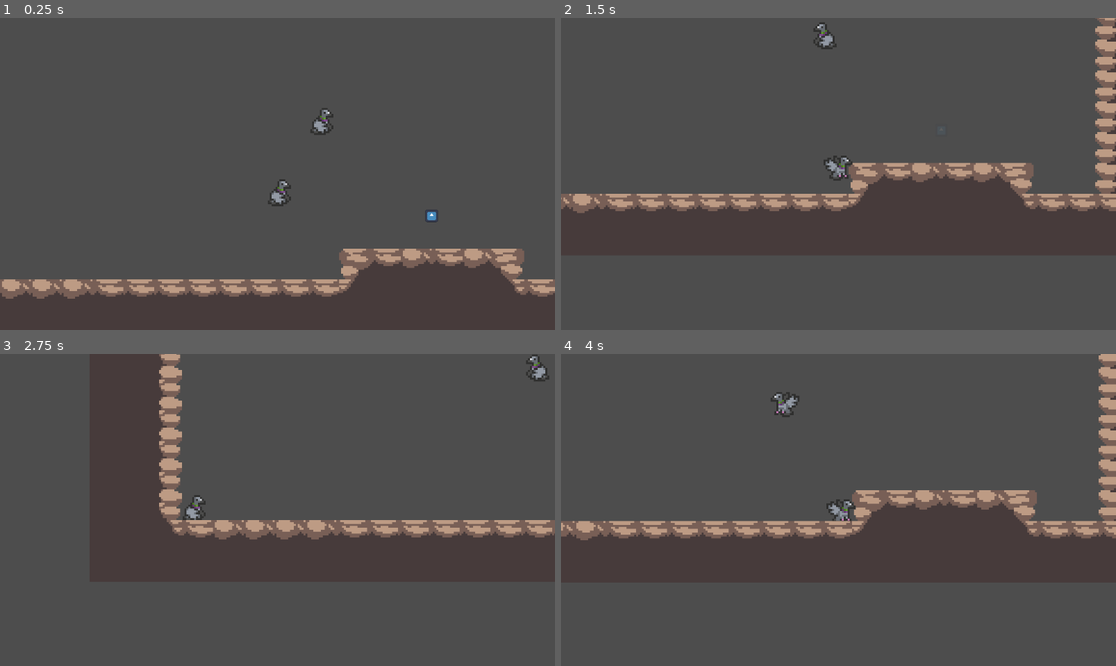
Above: before the commit, frames 1-4 (two rows, left to right).
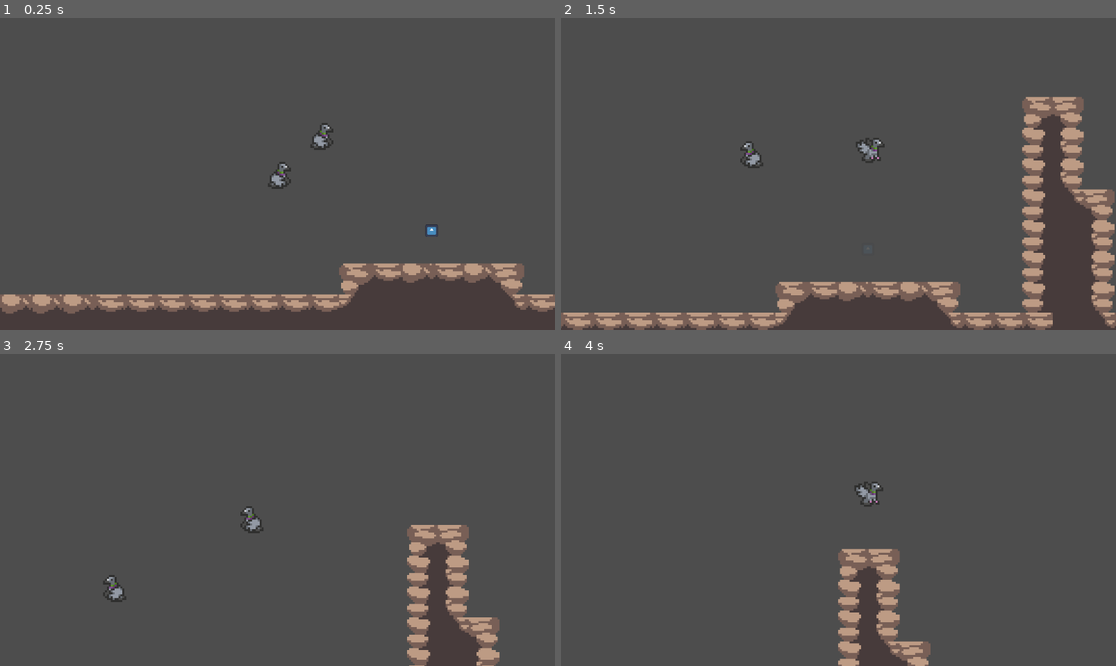
Above: after the commit, the same moments.

Repository: emmadilemma320/ludum_dare_
Game: Godot game, scene res://scenes/game.tscn
The game is run twice, just before and just after one commit, with the same random seed, the same clock (stepped at 60 frames per second) and the same inputs. The engine's default icon, where the game draws it, is replaced by a stand-in: a white triangle on a blue panel in a dark square.
Inputs:
- Up to frame 1 (0.25 s): no input
- Up to frame 2 (1.5 s): hold Down (dive) 0.53-1.28 s; hold Right (right) from 0.53 s (still down); tap Up (flap) at 0.77, 0.8, 1.07, 1.35 s
- Up to frame 3 (2.75 s): tap Up (flap) at 1.52, 1.82, 2.3 s; tap Down (dive) at 1.55 s; release Right (right) at 2.03 s; hold Left (left) from 2.03 s (still down); hold Down (dive) from 2.03 s (still down)
- Up to frame 4 (4 s): release Left (left) at 2.78 s; release Down (dive) at 2.78 s; hold Right (right) from 2.78 s (still down); tap C (interact) at 2.85 s; tap Up (flap) at 3.02, 3.32, 3.77, 3.8 s; tap Down (dive) at 3.05 s; hold Down (dive) from 3.53 s (still down)

The runs differ from the first frame. In frame 1, 11% of the frame differs, in the area x 0-100%, y 28-95%; in frame 2, 17%, in the area x 0-100%, y 0-100%; in frame 3, 8.8%; in frame 4, 10%.

Commit message:
Player movement

Diff:
--- a/scenes/player.tscn
+++ b/scenes/player.tscn
@@ -43,11 +43,13 @@
 "speed": 5.0
 }]
 
-[node name="Player" type="CharacterBody2D" node_paths=PackedStringArray("inventory")]
+[node name="Player" type="CharacterBody2D"]
 script = ExtResource("1_g2els")
-inventory = NodePath("Inventory")
-speed = 400.0
-gravity = 80.0
+ground_speed = 15.0
+fly_speed = 80.0
+rotate_speed = 80.0
+dive_speed_boost = 20.0
+flap_speed_boost = 50.0
 
 [node name="CollisionShape2D" type="CollisionShape2D" parent="."]
 shape = SubResource("CircleShape2D_0hol4")
@@ -63,3 +65,8 @@
 sprite_frames = SubResource("SpriteFrames_ur7pv")
 autoplay = "default"
 frame_progress = 0.92413
+
+[node name="FlapTimer" type="Timer" parent="."]
+process_callback = 0
+wait_time = 0.2
+one_shot = true
--- a/scripts/ghost_player.gd
+++ b/scripts/ghost_player.gd
@@ -1,15 +1,57 @@
 class_name GhostPlayer extends CharacterBody2D
+@onready var inventory: Inventory = $Inventory
+@onready var flap_timer: Timer = $FlapTimer
+@onready var sprite: AnimatedSprite2D = $AnimatedSprite2D
 
-@export var inventory: Inventory
-
-@export var speed: float
-@export var gravity: float
+@export var ground_speed: float
+@export var fly_speed: float
+@export var rotate_speed: float
+@export var dive_speed_boost: float
+@export var flap_speed_boost: float
+var angle: float = 10 # in deg
+var target_angle: float = 10
 
 func _physics_process(delta: float) -> void:
-	var dir = Input.get_vector("left", "right", "flap", "dive")
+	var x_dir = Input.get_axis("left", "right")
 
-	velocity = dir * speed;
-	velocity += Vector2.DOWN * gravity
+	if(Input.is_action_just_pressed("flap")):
+		angle = -30
+		target_angle = -50
+		flap_timer.start()
+
+	if not flapping():
+		if(diving()):
+			target_angle = 70
+			angle = 50
+		else:
+			target_angle = 10
+
+	angle = move_toward(angle, target_angle, rotate_speed * delta)
+
+	velocity = get_forward() * get_speed()
+	velocity.x *= x_dir
 	move_and_slide()
 
+	if(x_dir > 0): sprite.scale.x = 1
+	elif(x_dir < 0): sprite.scale.x = -1
+
 	print(inventory.items)
+
+func get_speed() -> float:
+	var boost = 0
+
+	if(diving()): boost = dive_speed_boost
+	if(flapping()): boost = flap_speed_boost
+
+	if(is_on_floor()):
+		return ground_speed + boost
+	return fly_speed + boost
+
+func get_forward() -> Vector2:
+	return Vector2.from_angle(deg_to_rad(angle))
+
+func flapping() -> bool:
+	return flap_timer.time_left > 0
+
+func diving() -> bool:
+	return Input.is_action_pressed("dive")
